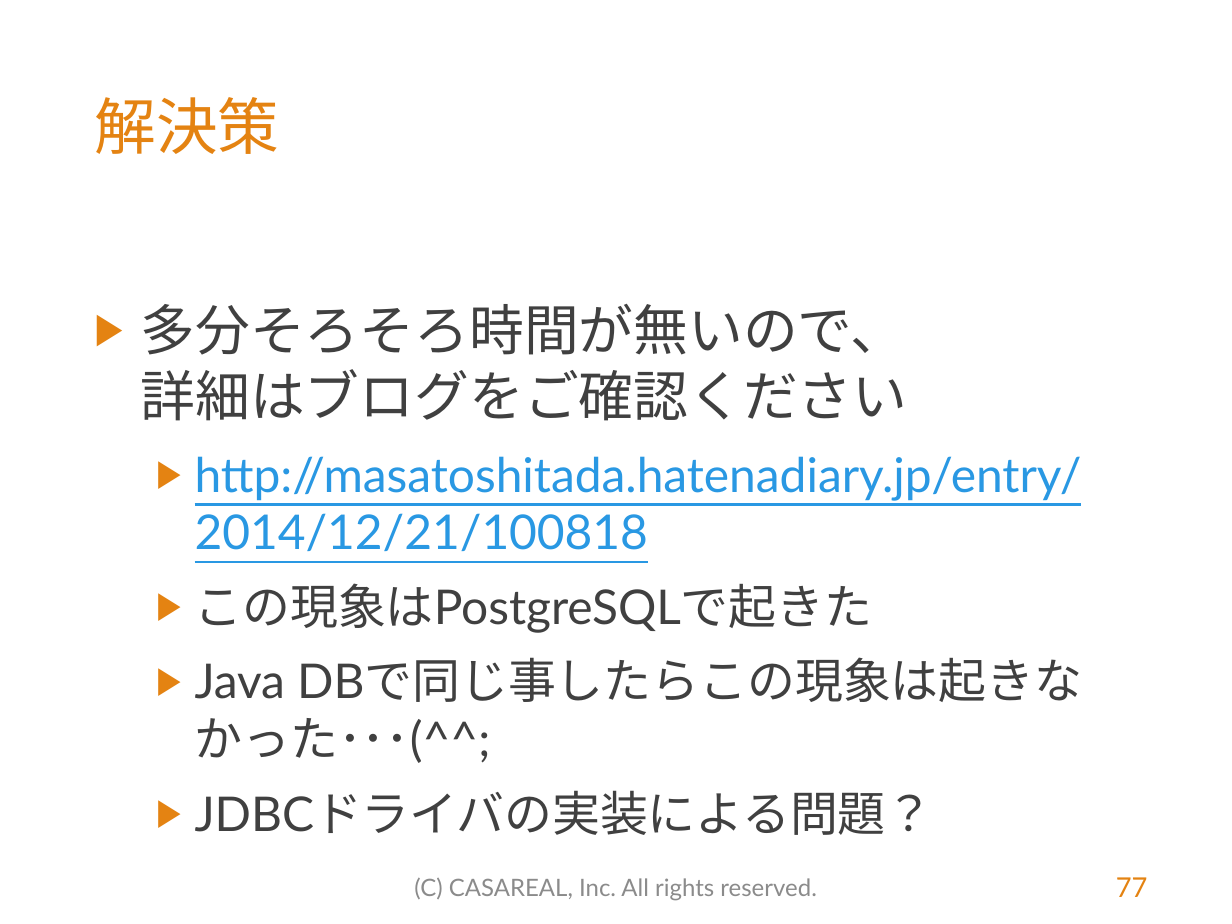
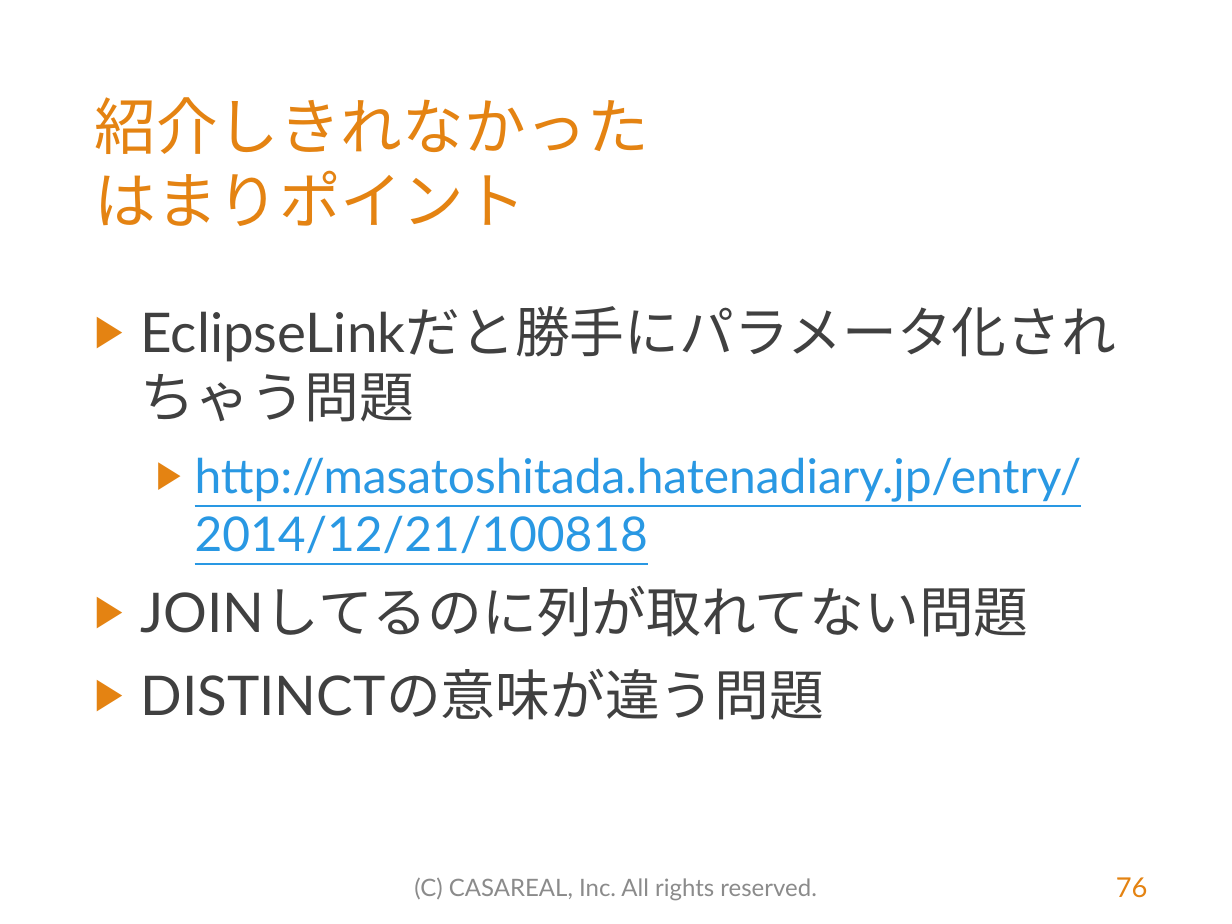
Before and after one commit to MasatoshiTada/hamaru-jpa-light, a slide deck: slide 76 of src/main/resources/はまる！JPA（初学者向けライト版）.pptx (slide 77 before the commit). Drawn at 1232x924 pixels with LibreOffice and Linux fonts; fonts in the diff are those of the drawing; background and template pictures are left out. Boxes give left, top, right and bottom in pixels: in the first picture for what was removed or moved away, otherwise in the second. Text is boxed around its words. In the diff, an @@ line names an element or a change of style, - is before the commit and + after.

```diff
--- a/src/main/resources/はまる！JPA（初学者向けライト版）.pptx
+++ b/src/main/resources/はまる！JPA（初学者向けライト版）.pptx
@@ title at <box>94,97,648,226</box>: text changed @@
-解決策
+紹介しきれなかった
+はまりポイント
@@ text at <box>141,304,908,421</box>: text changed @@
-▶ 多分そろそろ時間が無いので、
-  詳細はブログをご確認ください
+▶ EclipseLinkだと勝手にパラメータ化されちゃう問題
@@ text at <box>141,586,1029,720</box>: text changed; size 28 to 32 pt @@
-  ▶ この現象はPostgreSQLで起きた
-  ▶ Java DBで同じ事したらこの現象は起きなかった･･･(^^;
-  ▶ JDBCドライバの実装による問題？
+▶ JOINしてるのに列が取れてない問題
+▶ DISTINCTの意味が違う問題
@@ page number at <box>1116,877,1148,898</box>: text changed @@
-77
+76
```
Also in this commit, not shown: 24 other slides changed, 5 slides removed, 3 other files.
